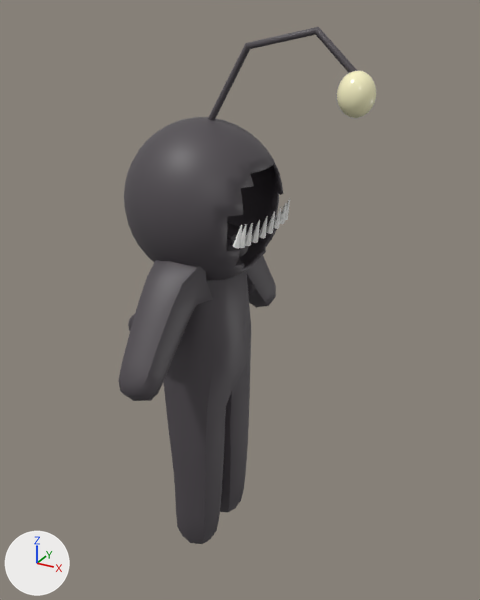
Before and after pictures for a commit that changed the glTF model assets/shared/costumes/costume_angler.glb.
Rendered twice from a 50 mm camera at (1.27, -2.04, 2.28) aimed at (0.13, 0.05, 1.24). Arrows for +X, +Y and +Z are at lower left; the lights stay in place. The older version comes first. Vertices at exactly the same position are counted once.

Before the edit, the objects in view are built like this:
```python
me_hood = bpy.data.meshes.new('hood')
me_hood.from_pydata(...)  # 1204 vertices, 2404 faces; spans x -0.299..0.26, y -0.279..0.279, z 1.33..1.93
me_hood.materials.append(mat_dark)
me_lure = bpy.data.meshes.new('lure')
me_lure.from_pydata(...)  # a UV sphere (24 segments, 16 rings, poles along z) spanning x 0.5..0.62, y -0.06..0.06, z 1.97..2.11
me_lure.materials.append(mat_glow)
me_rod = bpy.data.meshes.new('rod')
me_rod.from_pydata(...)  # 40 vertices, 60 faces; spans x 0.01..0.558, y -0.012..0.012, z 1.894..2.231
me_rod.materials.append(mat_dark)
ob_hood = bpy.data.objects.new('hood', me_hood)
ob_hood.location = (0.0, 0.0, 0.0)
ob_lure = bpy.data.objects.new('lure', me_lure)
ob_lure.location = (0.0, 0.0, 0.0)
ob_rod = bpy.data.objects.new('rod', me_rod)
ob_rod.location = (0.0, 0.0, 0.0)
# also in view: 'suit' at (0.0, 0.0, 0.82)
```
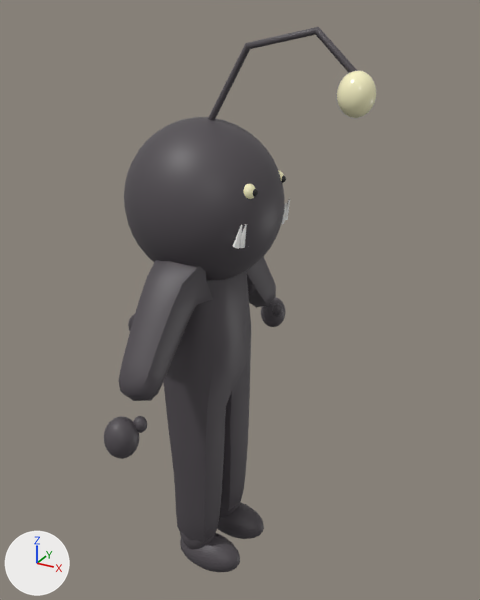
Where the change shows, as pixel boxes [x1, y1, x2, y2] in the pictures (480 x 600 px):
'hood', reshaped: before [124, 117, 283, 281]; after [124, 117, 285, 281]
'bootR', added: after [180, 532, 240, 572]
'mittR', added: after [104, 416, 139, 459]
'bootL', added: after [217, 502, 264, 539]
'mittL', added: after [261, 297, 286, 327]
'ankleR', added: after [180, 532, 215, 549]
'thumbmR', added: after [133, 416, 147, 433]
'eye-1', added: after [243, 184, 256, 199]
'ankleL', added (mostly hidden): after [219, 503, 240, 517]
'thumbmL', added: after [272, 304, 283, 316]
'eye1', added (mostly hidden): after [278, 170, 284, 184]
part 1 of me_hood, built on: before [226, 163, 283, 272]; after [227, 166, 285, 269]

Edits to the bpy script that builds the scene:
```text
Change me_hood:
    used by ob_hood; location = (0.0, 0.0, 0.0)
    remove me_hood.from_pydata(...)  # 1204 vertices, 2404 faces; spans x -0.299..0.26, y -0.279..0.279, z 1.33..1.93
    add me_hood.from_pydata(...)  # 642 vertices, 1280 faces; spans x -0.299..0.299, y -0.279..0.279, z 1.33..1.93
    me_hood part 1: 2 vertices moved from x 0.193..0.245, y -0.045..0.036, z 1.419..1.773 to x 0.235..0.279, y 0.0, z 1.443..1.74; 600 vertices removed from x -0.287..0.25, y -0.267..0.267, z 1.342..1.918; 38 vertices added at x 0.23..0.299, y -0.155..0.155, z 1.443..1.74
Add me_thumbmr:
    me_thumbmr.from_pydata(...)  # a UV sphere (12 segments, 8 rings, poles along z) spanning x 0.033..0.083, y -0.5605..-0.5105, z 0.9584..1.0184
    me_thumbmr.materials.append(mat_dark)
Add me_thumbml:
    me_thumbml.from_pydata(...)  # a UV sphere (12 segments, 8 rings, poles along z) spanning x 0.033..0.083, y 0.5105..0.5605, z 0.9584..1.0184
    me_thumbml.materials.append(mat_dark)
Add me_mittr:
    me_mittr.from_pydata(...)  # a UV sphere (18 segments, 12 rings, poles along z) spanning x -0.047..0.071, y -0.642..-0.522, z 0.873..1.023
    me_mittr.materials.append(mat_dark)
Add me_mittl:
    me_mittl.from_pydata(...)  # a UV sphere (18 segments, 12 rings, poles along z) spanning x -0.047..0.071, y 0.522..0.642, z 0.873..1.023
    me_mittl.materials.append(mat_dark)
Add me_eye_1:
    me_eye_1.from_pydata(...)  # a UV sphere (16 segments, 10 rings, poles along z) spanning x 0.21..0.27, y -0.14..-0.08, z 1.69..1.75
    me_eye_1.materials.append(mat_glow)
Add me_eye1:
    me_eye1.from_pydata(...)  # a UV sphere (16 segments, 10 rings, poles along z) spanning x 0.21..0.27, y 0.08..0.14, z 1.69..1.75
    me_eye1.materials.append(mat_glow)
Add me_bootr:
    me_bootr.from_pydata(...)  # a UV sphere (18 segments, 12 rings, poles along z) spanning x -0.088..0.208, y -0.195..-0.035, z -0.01..0.15
    me_bootr.materials.append(mat_dark)
Add me_bootl:
    me_bootl.from_pydata(...)  # a UV sphere (18 segments, 12 rings, poles along z) spanning x -0.088..0.208, y 0.035..0.195, z -0.01..0.15
    me_bootl.materials.append(mat_dark)
Add me_ankler:
    me_ankler.from_pydata(...)  # a UV sphere (16 segments, 10 rings, poles along z) spanning x -0.08..0.08, y -0.195..-0.035, z 0.07..0.25
    me_ankler.materials.append(mat_dark)
Add me_anklel:
    me_anklel.from_pydata(...)  # a UV sphere (16 segments, 10 rings, poles along z) spanning x -0.08..0.08, y 0.035..0.195, z 0.07..0.25
    me_anklel.materials.append(mat_dark)
Add ob_thumbmr:
    ob_thumbmr = bpy.data.objects.new('thumbmR', me_thumbmr)
    ob_thumbmr.location = (0.0, 0.0, 0.0)
Add ob_thumbml:
    ob_thumbml = bpy.data.objects.new('thumbmL', me_thumbml)
    ob_thumbml.location = (0.0, 0.0, 0.0)
Add ob_mittr:
    ob_mittr = bpy.data.objects.new('mittR', me_mittr)
    ob_mittr.location = (0.0, 0.0, 0.0)
Add ob_mittl:
    ob_mittl = bpy.data.objects.new('mittL', me_mittl)
    ob_mittl.location = (0.0, 0.0, 0.0)
Add ob_eye_1:
    ob_eye_1 = bpy.data.objects.new('eye-1', me_eye_1)
    ob_eye_1.location = (0.0, 0.0, 0.0)
Add ob_eye1:
    ob_eye1 = bpy.data.objects.new('eye1', me_eye1)
    ob_eye1.location = (0.0, 0.0, 0.0)
Add ob_bootr:
    ob_bootr = bpy.data.objects.new('bootR', me_bootr)
    ob_bootr.location = (0.0, 0.0, 0.0)
Add ob_bootl:
    ob_bootl = bpy.data.objects.new('bootL', me_bootl)
    ob_bootl.location = (0.0, 0.0, 0.0)
Add ob_ankler:
    ob_ankler = bpy.data.objects.new('ankleR', me_ankler)
    ob_ankler.location = (0.0, 0.0, 0.0)
Add ob_anklel:
    ob_anklel = bpy.data.objects.new('ankleL', me_anklel)
    ob_anklel.location = (0.0, 0.0, 0.0)
```
